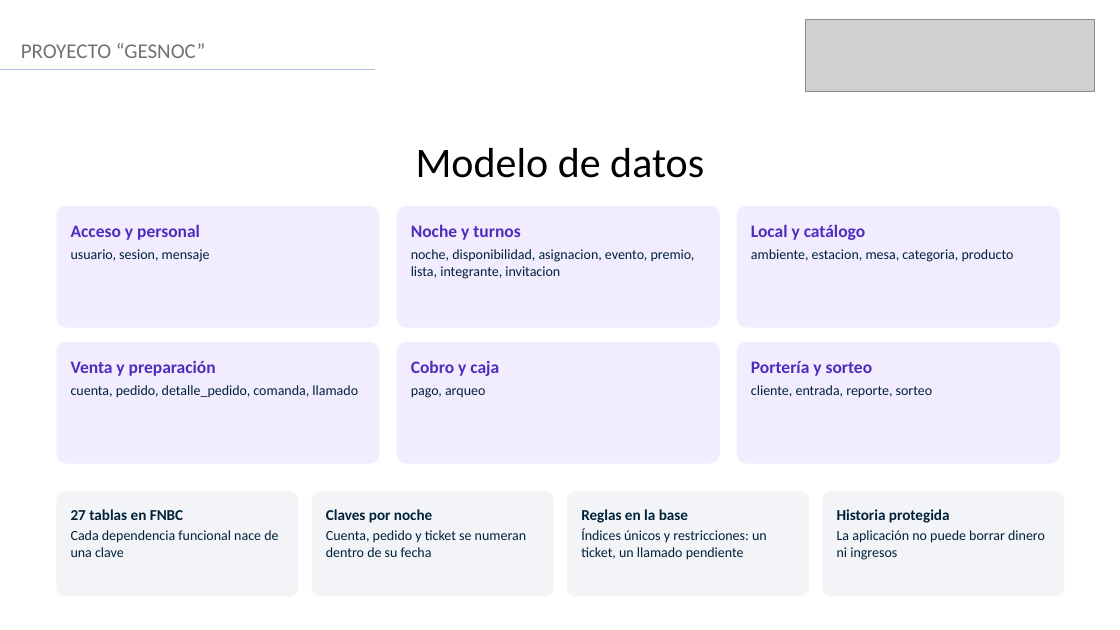
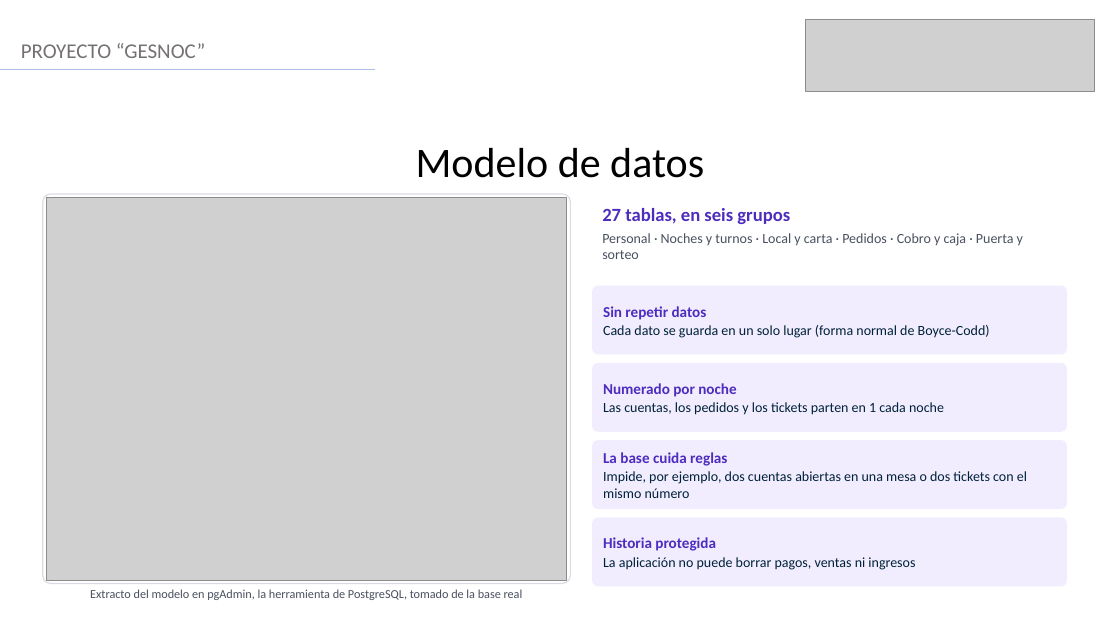
Before and after one commit to MiguelGaticaBestNick123/gesnoc, a slide deck: slide 10 of Fase 2/Evidencias proyecto/Presentación Proyecto.pptx. Drawn at 1120x630 pixels with LibreOffice and Linux fonts; fonts in the diff are those of the drawing; grey boxes stand for pictures. Boxes give left, top, right and bottom in pixels: in the first picture for what was removed or moved away, otherwise in the second. Text is boxed around its words. In the diff, an @@ line names an element or a change of style, - is before the commit and + after.

```diff
--- a/Fase 2/Evidencias proyecto/Presentación Proyecto.pptx
+++ b/Fase 2/Evidencias proyecto/Presentación Proyecto.pptx
@@ rounded rectangle resized from (x1=56, y1=206, x2=380, y2=328) to (x1=43, y1=194, x2=571, y2=584) @@
@@ rounded rectangle at (x1=43, y1=194, x2=571, y2=584): fill #F1EDFF to #FFFFFF; outline none to #D9DCE3 1 pt; proportions changed @@
@@ picture added at (x1=46, y1=197, x2=567, y2=581) @@
@@ rounded rectangle removed at (x1=397, y1=206, x2=720, y2=328) @@
@@ text at (x1=602, y1=208, x2=1023, y2=259): text changed; text colour #002139 to #4A5060 @@
-Noche y turnos
-noche, disponibilidad, asignacion, evento, premio, lista, integrante, invitacion
+27 tablas, en seis grupos
+Personal · Noches y turnos · Local y carta · Pedidos · Cobro y caja · Puerta y sorteo
@@ text removed at (x1=71, y1=224, x2=210, y2=262) @@
-Acceso y personal
-usuario, sesion, mensaje
@@ rounded rectangle resized from (x1=737, y1=206, x2=1060, y2=328) to (x1=592, y1=286, x2=1067, y2=355) @@
@@ text at (x1=603, y1=306, x2=990, y2=338): text changed @@
-Local y catálogo
-ambiente, estacion, mesa, categoria, producto
+Sin repetir datos
+Cada dato se guarda en un solo lugar (forma normal de Boyce-Codd)
@@ text removed at (x1=411, y1=360, x2=499, y2=398) @@
-Cobro y caja
-pago, arqueo
@@ rounded rectangle resized from (x1=56, y1=342, x2=380, y2=464) to (x1=592, y1=363, x2=1067, y2=432) @@
@@ vertical alignment top to middle in 3 elements at (x1=603, y1=537, x2=915, y2=570), (x1=603, y1=306, x2=990, y2=338), (x1=603, y1=383, x2=944, y2=415) @@
@@ text at (x1=603, y1=383, x2=944, y2=415): text changed @@
-Venta y preparación
-cuenta, pedido, detalle_pedido, comanda, llamado
+Numerado por noche
+Las cuentas, los pedidos y los tickets parten en 1 cada noche
@@ text removed at (x1=751, y1=361, x2=933, y2=398) @@
-Portería y sorteo
-cliente, entrada, reporte, sorteo
@@ rounded rectangle resized from (x1=397, y1=342, x2=720, y2=464) to (x1=592, y1=440, x2=1067, y2=509) @@
@@ text added at (x1=603, y1=452, x2=1027, y2=498), 12 pt, text #002139 @@
+La base cuida reglas
+Impide, por ejemplo, dos cuentas abiertas en una mesa o dos tickets con el mismo número
@@ rounded rectangle removed at (x1=56, y1=492, x2=298, y2=597) @@
@@ text removed at (x1=71, y1=509, x2=278, y2=557) @@
-27 tablas en FNBC
-Cada dependencia funcional nace de una clave
@@ rounded rectangle removed at (x1=312, y1=492, x2=554, y2=597) @@
@@ text removed at (x1=326, y1=509, x2=526, y2=557) @@
-Claves por noche
-Cuenta, pedido y ticket se numeran dentro de su fecha
@@ rounded rectangle removed at (x1=567, y1=492, x2=809, y2=597) @@
@@ text removed at (x1=581, y1=509, x2=767, y2=560) @@
-Reglas en la base
-Índices únicos y restricciones: un ticket, un llamado pendiente
@@ rounded rectangle removed at (x1=823, y1=492, x2=1065, y2=597) @@
@@ rounded rectangle resized from (x1=737, y1=342, x2=1060, y2=464) to (x1=592, y1=518, x2=1067, y2=586) @@
@@ text "Historia protegida" moved from (x1=837, y1=509, x2=1045, y2=560) to (x1=603, y1=537, x2=915, y2=570) @@
@@ text at (x1=603, y1=537, x2=716, y2=551): text colour #002139 to #4D2DBD in "Historia protegida"; less space between paragraphs @@
@@ text at (x1=603, y1=557, x2=915, y2=570): text changed @@
-La aplicación no puede borrar dinero ni ingresos
+La aplicación no puede borrar pagos, ventas ni ingresos
@@ text added at (x1=90, y1=589, x2=523, y2=600), 10.5 pt, text #4A5060 @@
+Extracto del modelo en pgAdmin, la herramienta de PostgreSQL, tomado de la base real
```
Also in this commit, not shown: 13 other slides changed.
